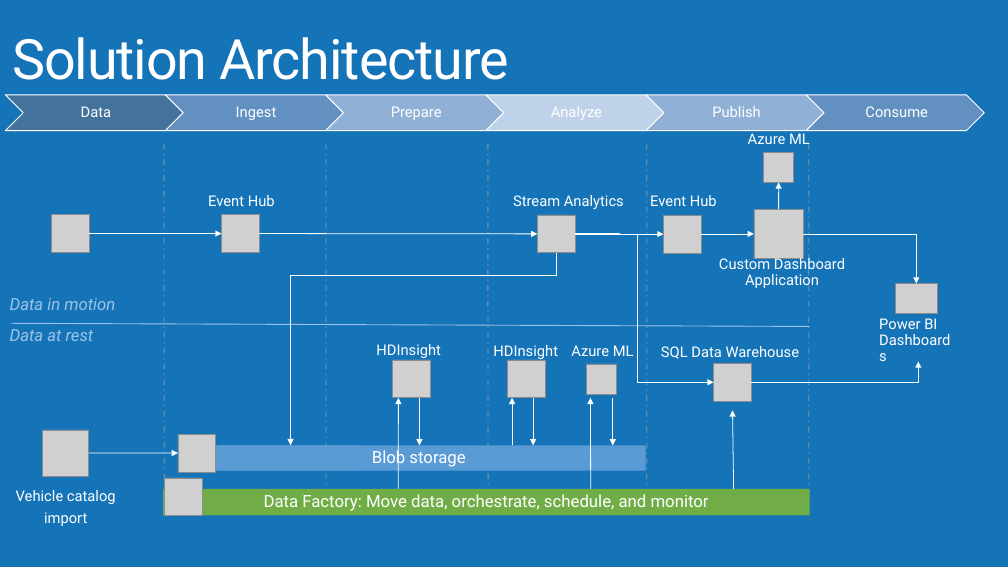
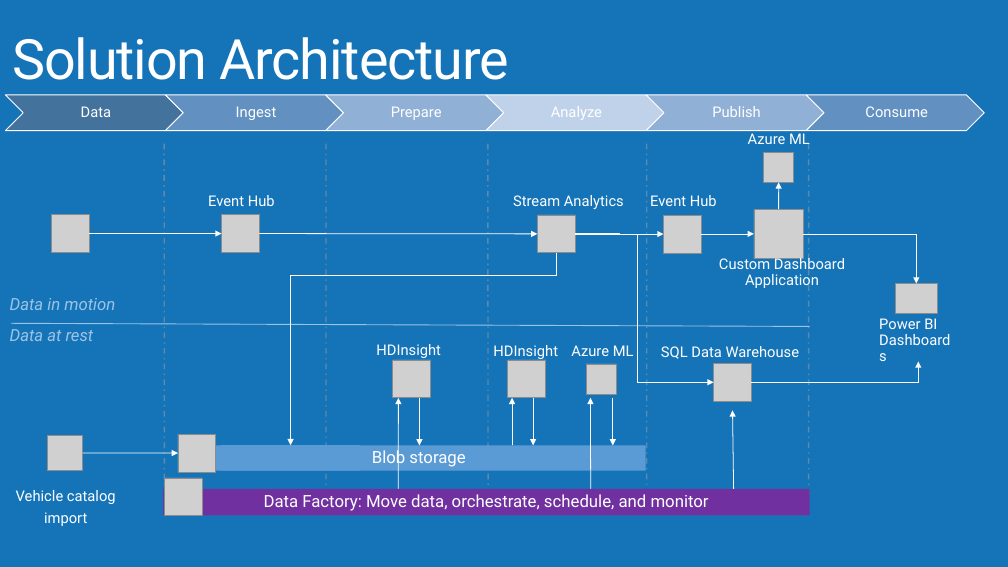
Before and after one commit to AzureCAT-GSI/Big-Data, a slide deck: slide 13 of Architecting Big Data Solutions.pptx (slide 21 before the commit). Drawn at 1008x567 pixels with LibreOffice and Linux fonts; fonts in the diff are those of the drawing; grey boxes stand for pictures; background and template pictures are left out. Boxes give left, top, right and bottom in pixels: in the first picture for what was removed or moved away, otherwise in the second. Text is boxed around its words. In the diff, an @@ line names an element or a change of style, - is before the commit and + after.

Commit message:
Formatted/Re-aligned Slides Across The Deck
- Reducing the no. of slides for intro and lambda architecture section
- Moving sections around to align better with the storyline

```diff
--- a/Architecting Big Data Solutions.pptx
+++ b/Architecting Big Data Solutions.pptx
@@ picture: place and size @@
-picture at [42, 430, 88, 476]
+picture at [47, 436, 82, 471]
@@ arrow moved from (88, 453) - (178, 453) to (82, 453) - (178, 453) @@
@@ rectangle "Data Factory: Move data, orchestrate, ..." at [163, 489, 810, 516]: fill #70AD47 to #7030A0 @@
```
Also in this commit, not shown: 11 other slides changed, 1 slide added, 4 slides removed.
